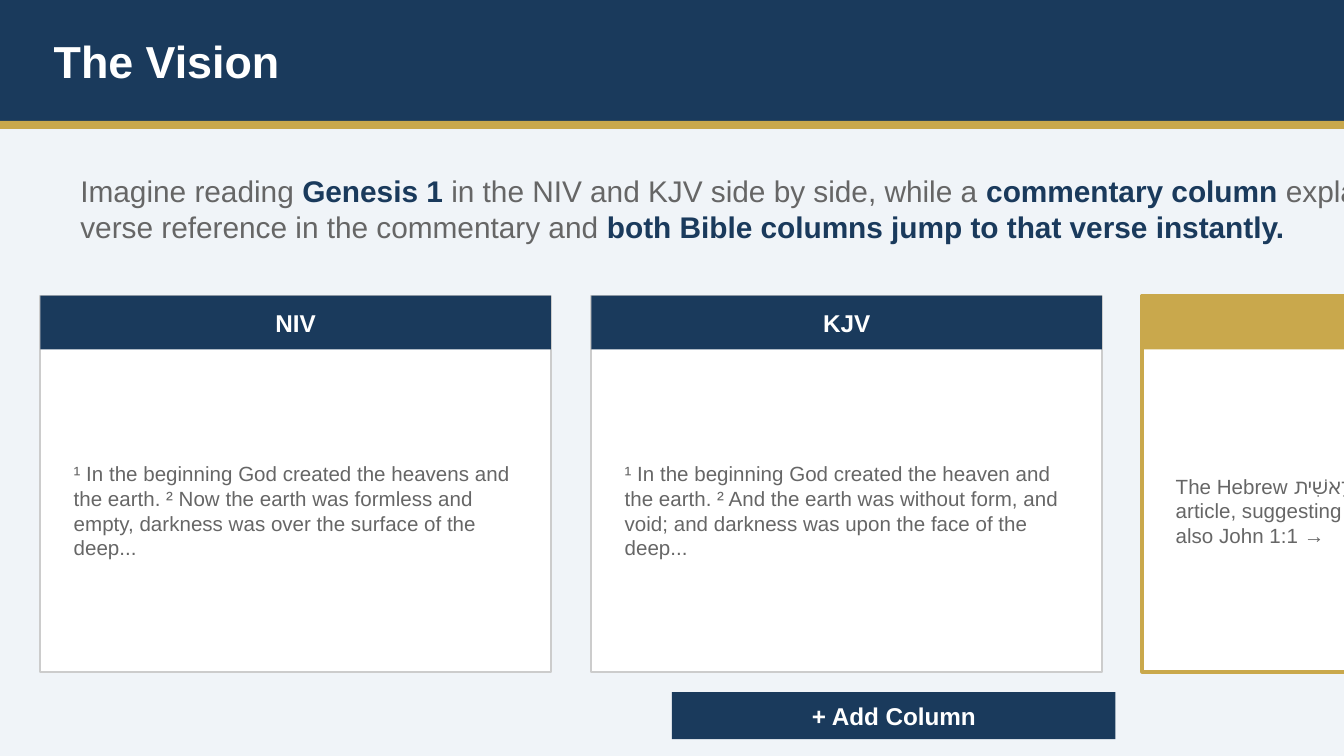
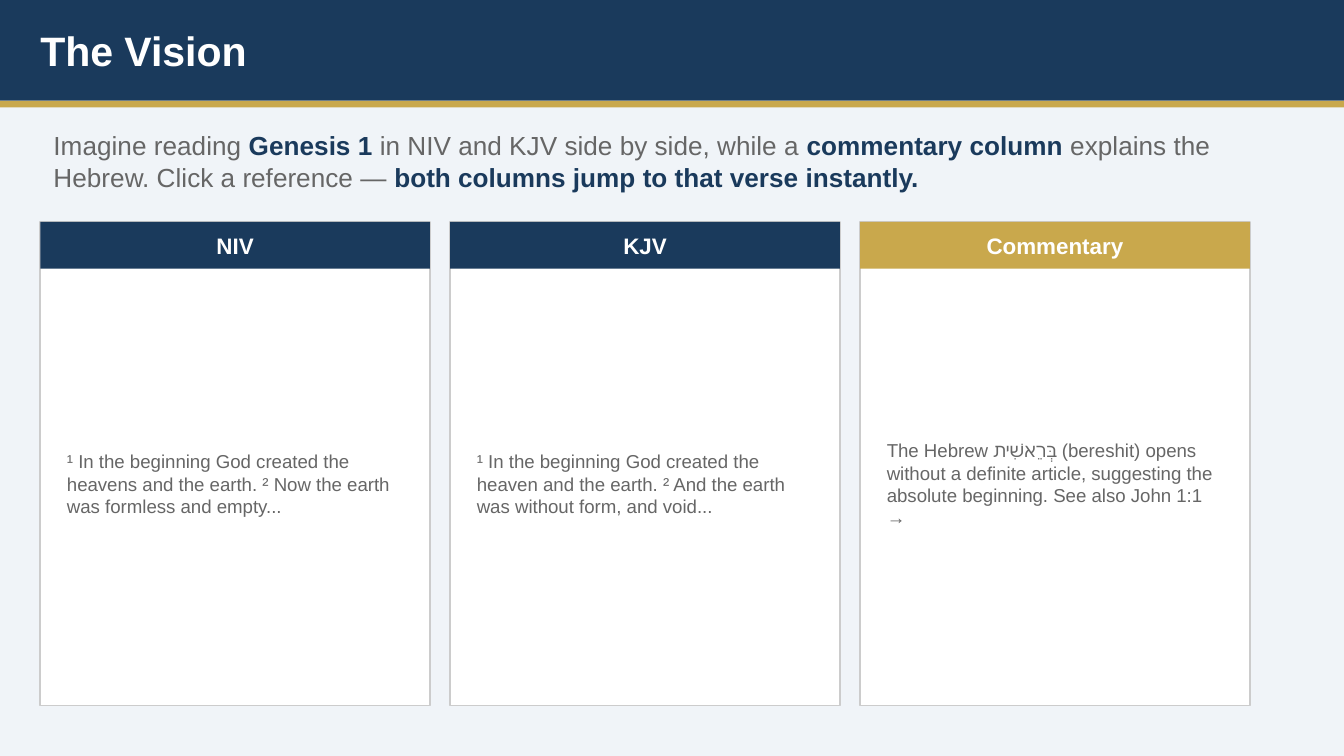
Before and after one commit to christa-claw/religious-texts, a slide deck: slide 3 of docs/religious-texts-overview.pptx. Drawn at 1344x756 pixels with LibreOffice and Linux fonts; fonts in the diff are those of the drawing. Boxes give left, top, right and bottom in pixels: in the first picture for what was removed or moved away, otherwise in the second. Text is boxed around its words. In the diff, an @@ line names an element or a change of style, - is before the commit and + after.

```diff
--- a/docs/religious-texts-overview.pptx
+++ b/docs/religious-texts-overview.pptx
@@ rectangle: place and size @@
-rectangle at (0, 0, 1344, 121)
+rectangle at (0, 0, 1344, 101)
@@ text "The Vision": place and size @@
-text "The Vision" at (54, 45, 280, 79)
+text "The Vision" at (40, 36, 246, 67)
@@ text "The Vision" at (40, 36, 246, 67): size 24 to 22 pt @@
@@ rectangle: place and size @@
-rectangle at (0, 121, 1344, 129)
+rectangle at (0, 101, 1344, 108)
@@ text at (53, 136, 1210, 193): text changed; size 16 to 14 pt @@
-Imagine reading Genesis 1 in the NIV and KJV side by side, while a commentary column explains the Hebrew. Click a verse reference in the commentary and both Bible columns jump to that verse instantly.
+Imagine reading Genesis 1 in NIV and KJV side by side, while a commentary column explains the Hebrew. Click a reference — both columns jump to that verse instantly.
@@ rectangle: place and size @@
-rectangle at (40, 296, 551, 672)
+rectangle at (40, 222, 430, 706)
@@ text "NIV": place and size @@
-text "NIV" at (40, 296, 551, 349)
+text "NIV" at (216, 238, 253, 254)
@@ text "NIV" at (216, 238, 253, 254): size 13 to 12 pt; fill #1A3A5C to none @@
@@ rectangle added at (40, 222, 430, 269), fill #1A3A5C @@
@@ rectangle: place and size @@
-rectangle at (591, 296, 1102, 672)
+rectangle at (450, 222, 840, 706)
@@ text "KJV" at (623, 238, 666, 255): size 13 to 12 pt; fill #1A3A5C to none @@
@@ text "KJV": place and size @@
-text "KJV" at (591, 296, 1102, 349)
+text "KJV" at (623, 238, 666, 255)
@@ rectangle added at (450, 222, 840, 269), fill #1A3A5C @@
@@ rectangle: place and size @@
-rectangle at (1142, 296, 1344, 672)
+rectangle at (860, 222, 1250, 706)
@@ rectangle at (860, 222, 1250, 706): outline #C9A84C 2 pt to #CCCCCC 1 pt @@
@@ text "Commentary": place and size @@
-text "Commentary" at (1142, 296, 1344, 349)
+text "Commentary" at (987, 238, 1124, 259)
@@ text "Commentary" at (987, 238, 1124, 259): size 13 to 12 pt; fill #C9A84C to none @@
@@ rectangle added at (860, 222, 1250, 269), fill #C9A84C @@
@@ text at (887, 443, 1213, 506): text changed; size 11 to 10 pt @@
-The Hebrew בְּרֵאשִׁית (bereshit) opens without a definite article, suggesting the absolute beginning of creation. See also John 1:1 →
+The Hebrew בְּרֵאשִׁית (bereshit) opens without a definite article, suggesting the absolute beginning. See also John 1:1 →
@@ text at (67, 454, 389, 517): text changed; size 11 to 10 pt @@
-¹ In the beginning God created the heavens and the earth. ² Now the earth was formless and empty, darkness was over the surface of the deep...
+¹ In the beginning God created the heavens and the earth. ² Now the earth was formless and empty...
@@ text at (477, 454, 785, 516): text changed; size 11 to 10 pt @@
-¹ In the beginning God created the heaven and the earth. ² And the earth was without form, and void; and darkness was upon the face of the deep...
+¹ In the beginning God created the heaven and the earth. ² And the earth was without form, and void...
@@ rectangle removed at (672, 692, 1116, 739) @@
-+ Add Column
```
Also in this commit, not shown: 6 other slides changed, 5 other files.
